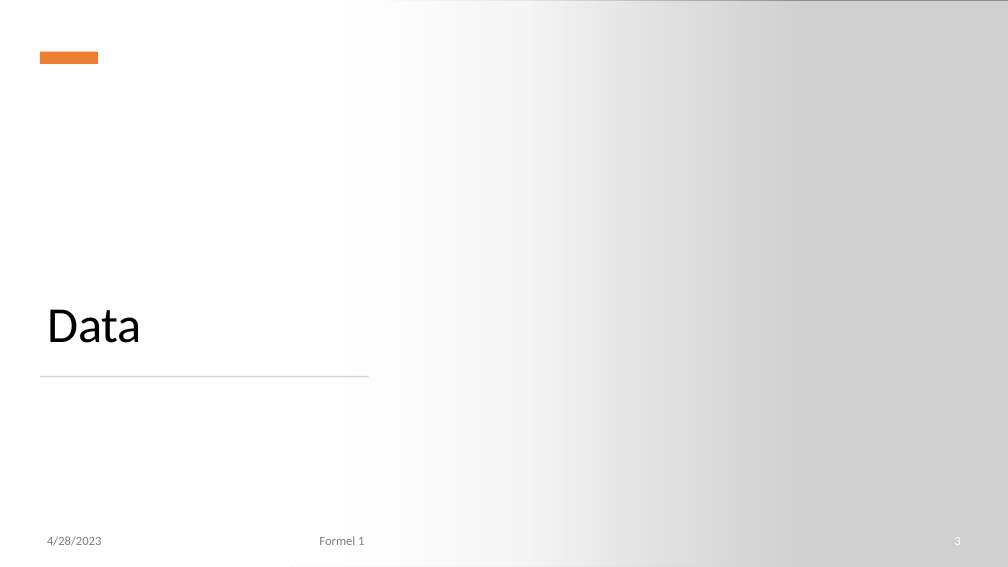
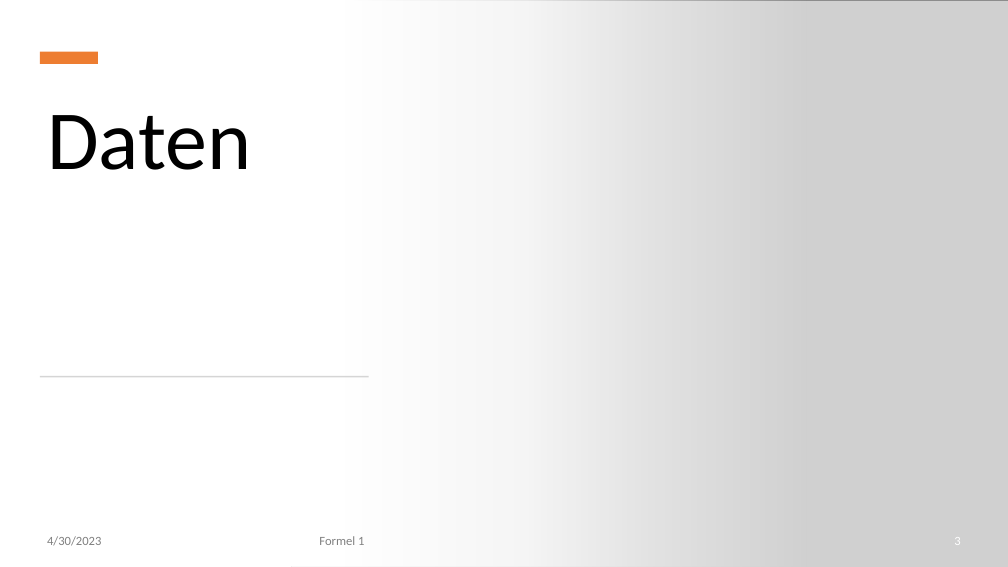
Before and after one commit to NicoHenzel/DataWarehouseWorkshop, a slide deck: slide 3 of Präsentation.pptx. Drawn at 1008x567 pixels with LibreOffice and Linux fonts; fonts in the diff are those of the drawing; grey boxes stand for pictures. Boxes give left, top, right and bottom in pixels: in the first picture for what was removed or moved away, otherwise in the second. Text is boxed around its words. In the diff, an @@ line names an element or a change of style, - is before the commit and + after.

```diff
--- a/Präsentation.pptx
+++ b/Präsentation.pptx
@@ title "Daten" at bbox=[47, 115, 251, 170]: vertical alignment bottom to top @@
@@ title at bbox=[47, 115, 251, 170]: text changed; size 48 to 80 pt @@
-Data
+Daten
@@ text at bbox=[47, 536, 101, 546]: text changed @@
-4/28/2023
+4/30/2023
```
Also in this commit, not shown: 14 other slides changed, 1 slide added, 1 other file.
